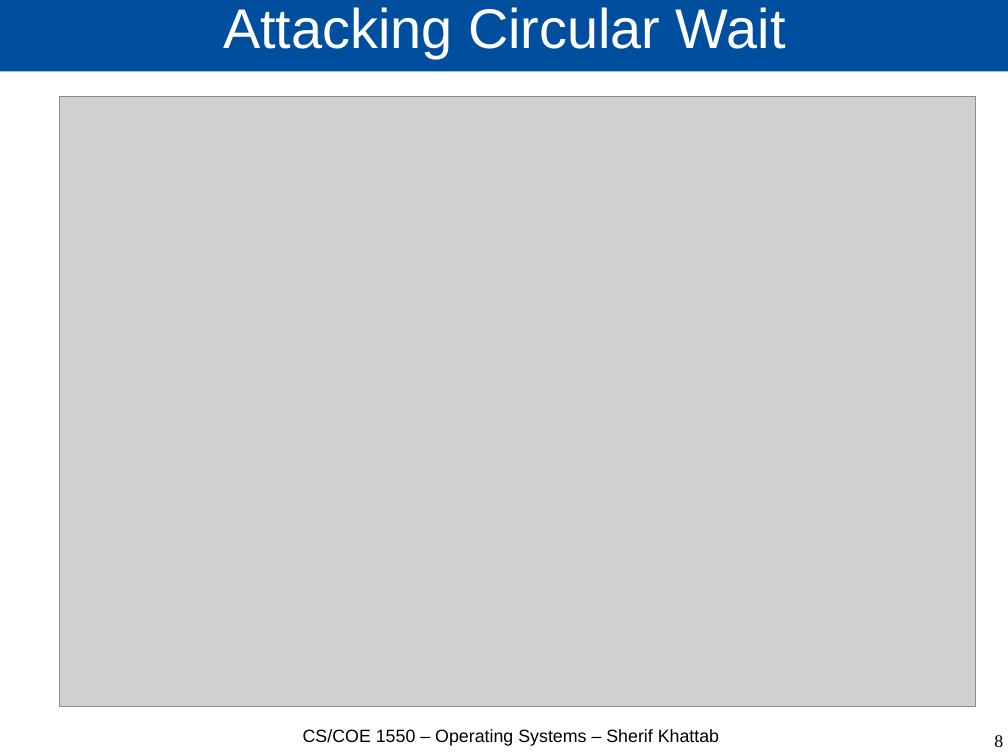
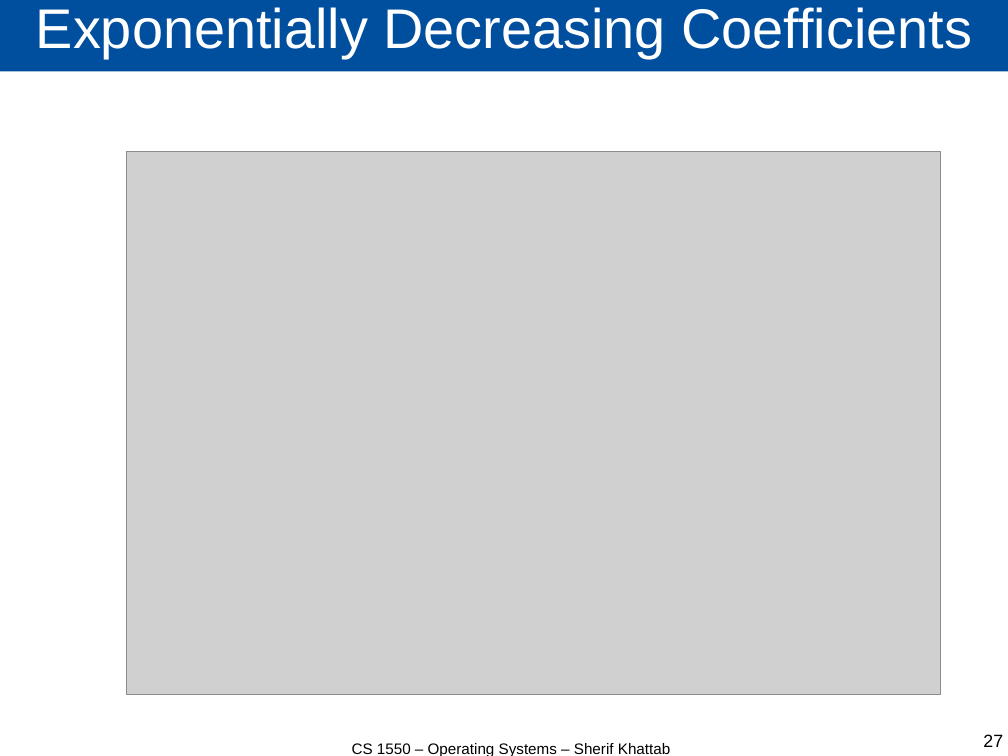
Before and after one commit to cs1550-2244/cs1550-code-handouts, a slide deck: slide 27 of DraftSlides/Lecture15.pptx (slide 8 before the commit). Drawn at 1008x756 pixels with LibreOffice and Linux fonts; fonts in the diff are those of the drawing; grey boxes stand for pictures. Boxes give left, top, right and bottom in pixels: in the first picture for what was removed or moved away, otherwise in the second. Text is boxed around its words. In the diff, an @@ line names an element or a change of style, - is before the commit and + after.

```diff
--- a/DraftSlides/Lecture15.pptx
+++ b/DraftSlides/Lecture15.pptx
@@ title at [36,7,972,58]: text changed @@
-Attacking Circular Wait
+Exponentially Decreasing Coefficients
@@ picture: place and size @@
-picture at [59,96,975,707]
+picture at [126,151,941,695]
@@ text "CS 1550 – Operating Systems ..." at [352,743,670,756]: vertical alignment top to middle @@
@@ text at [352,743,670,756]: text changed; size 14 to 12 pt @@
-CS/COE 1550 – Operating Systems – Sherif Khattab
+CS 1550 – Operating Systems – Sherif Khattab
@@ page number at [983,734,1003,747]: text changed; font Times New Roman to Arial @@
-8
+27
```
Also in this commit, not shown: 7 other slides changed, 38 slides added, 1 slide removed, 2 other files.
